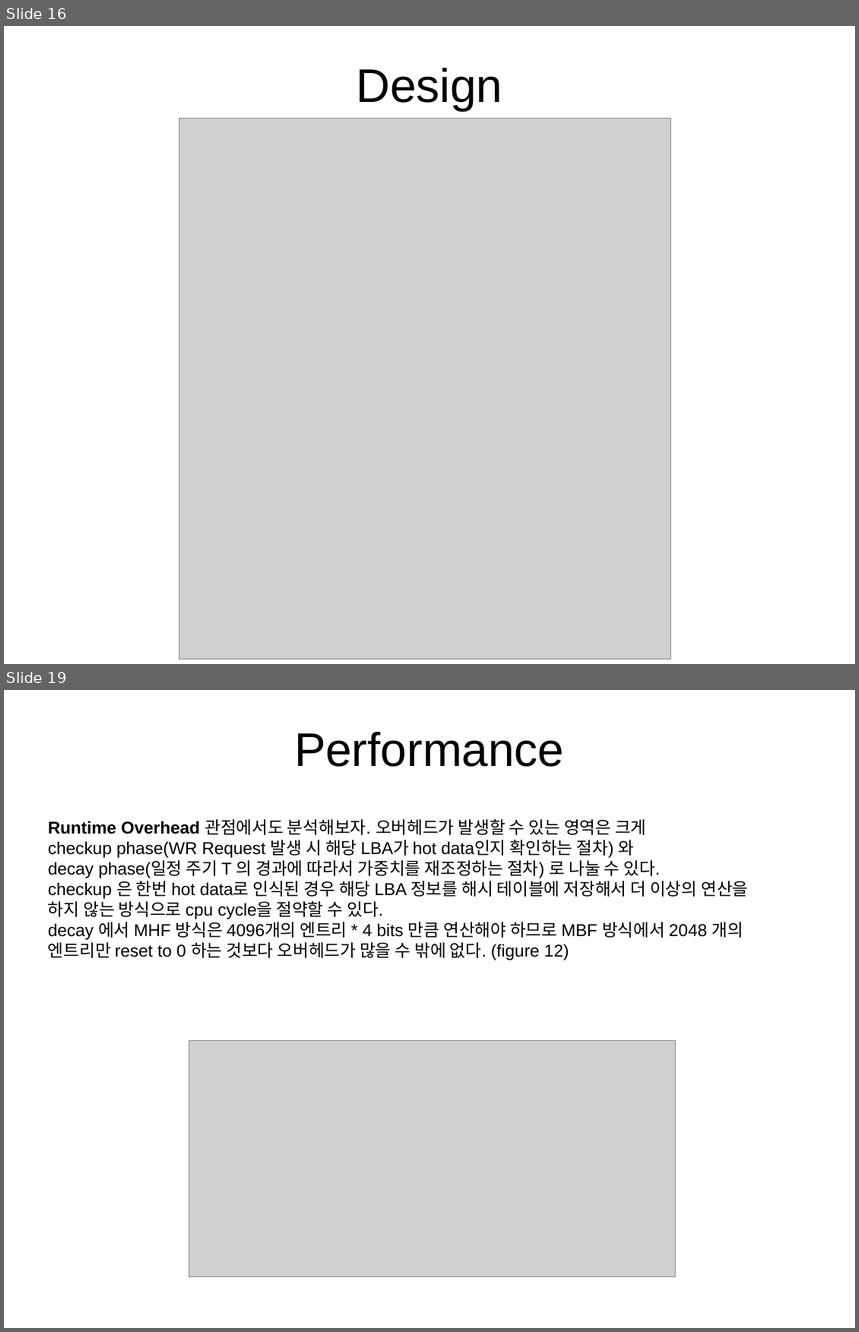
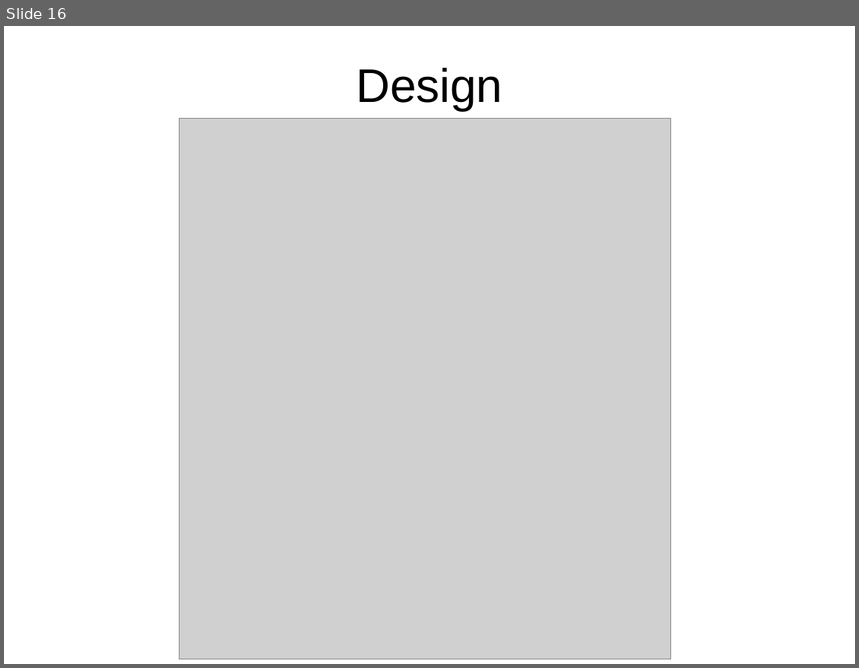
Before and after one commit to OptimistLabyrinth/ubuntu16.04, a slide deck: DPARK_office/Non-Volatile_Momory/hot_data_identification_PaperReview.pptx. Shown one above the other, each under a label of ours: slides 16 and 19 before the commit, slide 16 after it; the slides between them are not shown. The pictures are 859x1332 and 859x668 pixels, drawn with LibreOffice and Linux fonts; fonts in the diff are those of the drawing; grey boxes stand for pictures. Boxes give left, top, right and bottom in pixels: in the first picture for what was removed or moved away, otherwise in the second. Text is boxed around its words. In the diff, an @@ line names an element or a change of style, - is before the commit and + after.

```diff
--- a/DPARK_office/Non-Volatile_Momory/hot_data_identification_PaperReview.pptx
+++ b/DPARK_office/Non-Volatile_Momory/hot_data_identification_PaperReview.pptx
@@ slide 19 removed at bbox=[4, 690, 855, 1328], background #FFFFFF @@
@@ text removed at bbox=[294, 732, 564, 767] @@
-Performance
@@ text removed at bbox=[48, 819, 748, 961] @@
-Runtime Overhead 관점에서도 분석해보자. 오버헤드가 발생할 수 있는 영역은 크게
-checkup phase(WR Request 발생 시 해당 LBA가 hot data인지 확인하는 절차) 와
-decay phase(일정 주기 T 의 경과에 따라서 가중치를 재조정하는 절차) 로 나눌 수 있다.
-checkup 은 한번 hot data로 인식된 경우 해당 LBA 정보를 해시 테이블에 저장해서 더 이상의 연산을
-하지 않는 방식으로 cpu cycle을 절약할 수 있다.
-decay 에서 MHF 방식은 4096개의 엔트리 * 4 bits 만큼 연산해야 하므로 MBF 방식에서 2048 개의
-엔트리만 reset to 0 하는 것보다 오버헤드가 많을 수 밖에 없다. (figure 12)
@@ picture removed at bbox=[189, 1040, 676, 1277] @@
```
Also in this commit, not shown: 7 slides changed, 7 slides added, 3 other slides removed, 8 other files.
